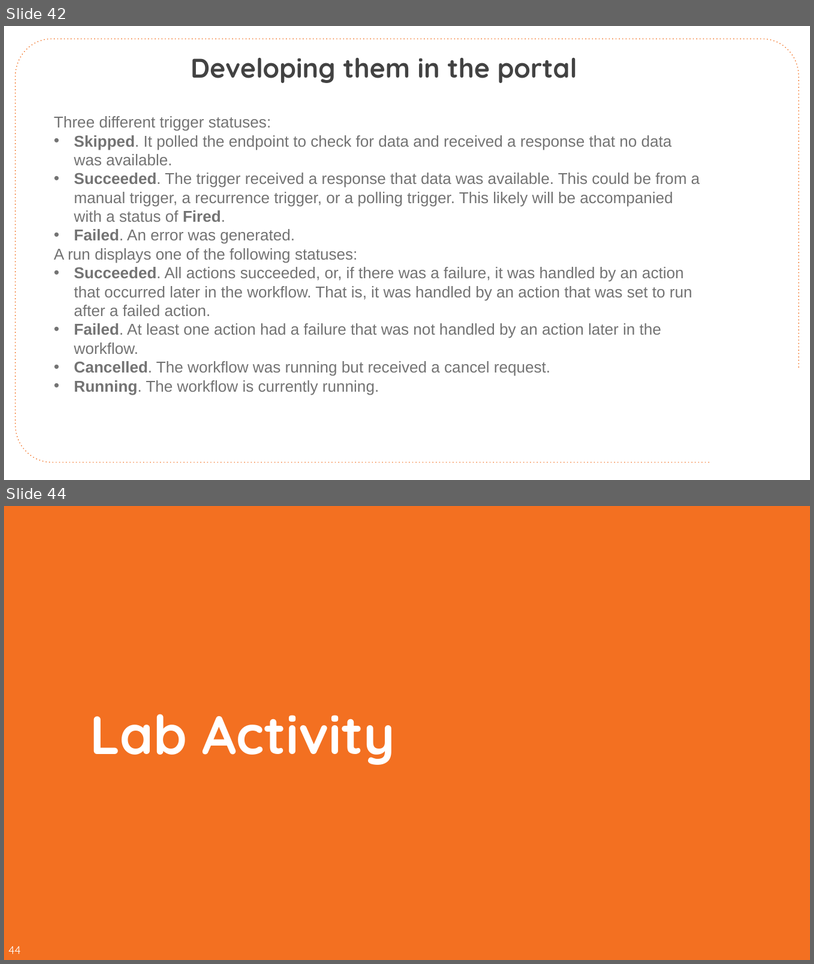
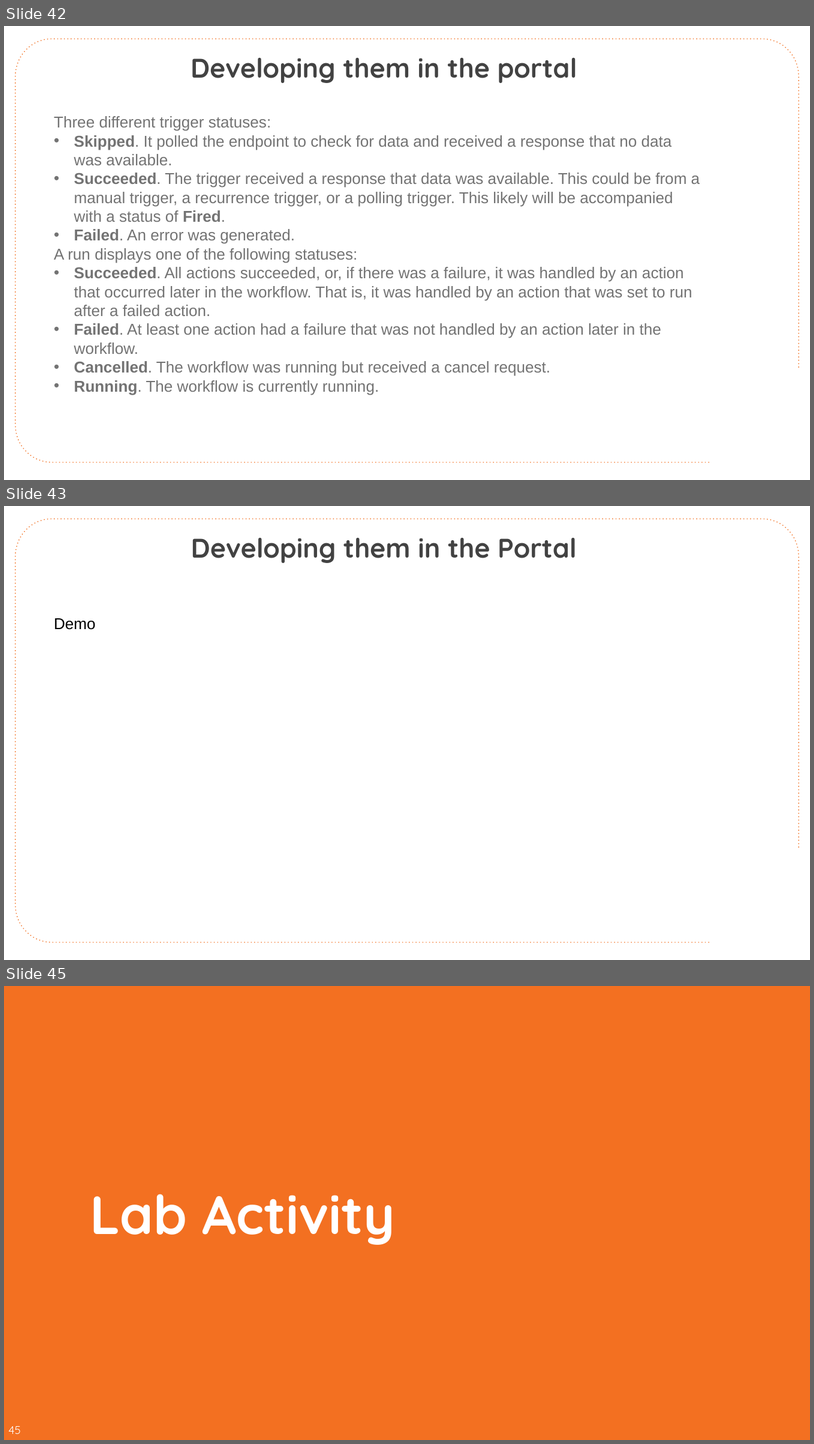
Before and after one commit to CloudSpecOps/Serverless-Architectures-with-Azure, a slide deck: Session Presentation/Azure-Serverless-Architecture-Session-Day-1.pptx. Shown one above the other, each under a label of ours: slides 42 and 44 before the commit, slides 42, 43 and 45 after it; the slides between them are not shown. The pictures are 814x964 and 814x1444 pixels, drawn with LibreOffice and Linux fonts; fonts in the diff are those of the drawing; background and template pictures are left out. Boxes give left, top, right and bottom in pixels: in the first picture for what was removed or moved away, otherwise in the second. Text is boxed around its words. In the diff, an @@ line names an element or a change of style, - is before the commit and + after.

```diff
--- a/Session Presentation/Azure-Serverless-Architecture-Session-Day-1.pptx
+++ b/Session Presentation/Azure-Serverless-Architecture-Session-Day-1.pptx
@@ slide 43 added at (4, 506, 810, 960), background #FFFFFF; not listed: 1 template element that a slide beside it also shows @@
@@ text added at (191, 538, 577, 563), 48 pt, text #424242, bold @@
+Developing them in the Portal
@@ text added at (54, 618, 96, 630), 28 pt, text #000000 @@
+Demo
@@ what was slide 44 is now slide 45 @@
@@ page number at (8, 1426, 21, 1434): text changed @@
-44
+45
```
Also in this commit, not shown: 8 slides changed.
